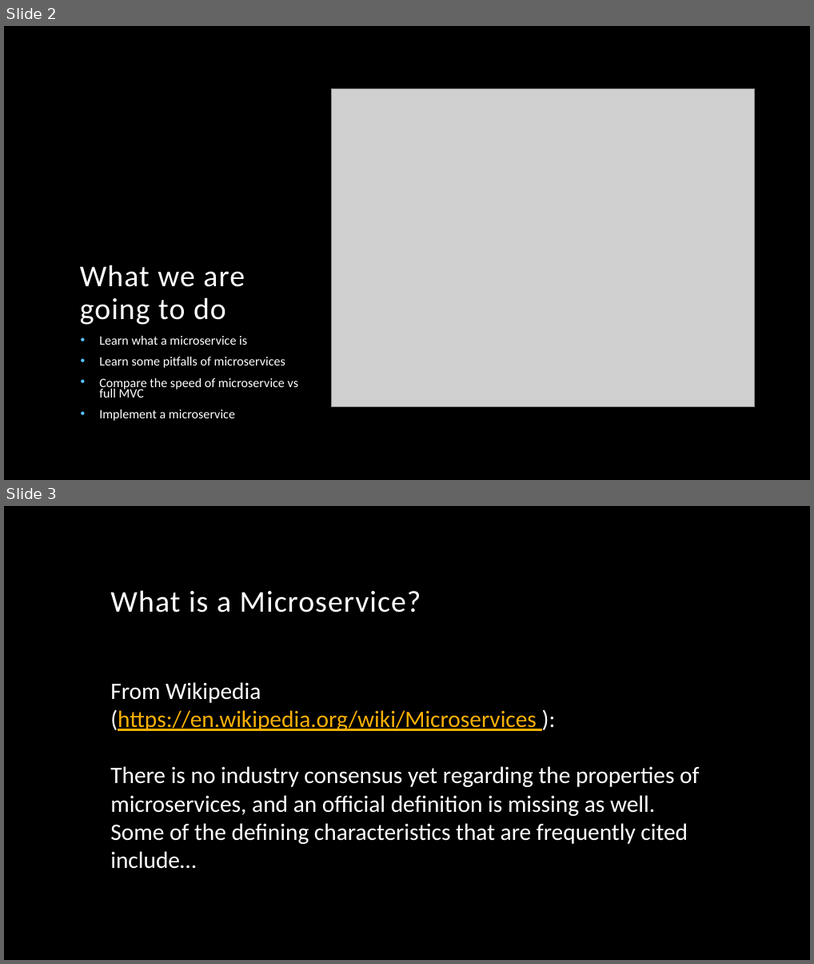
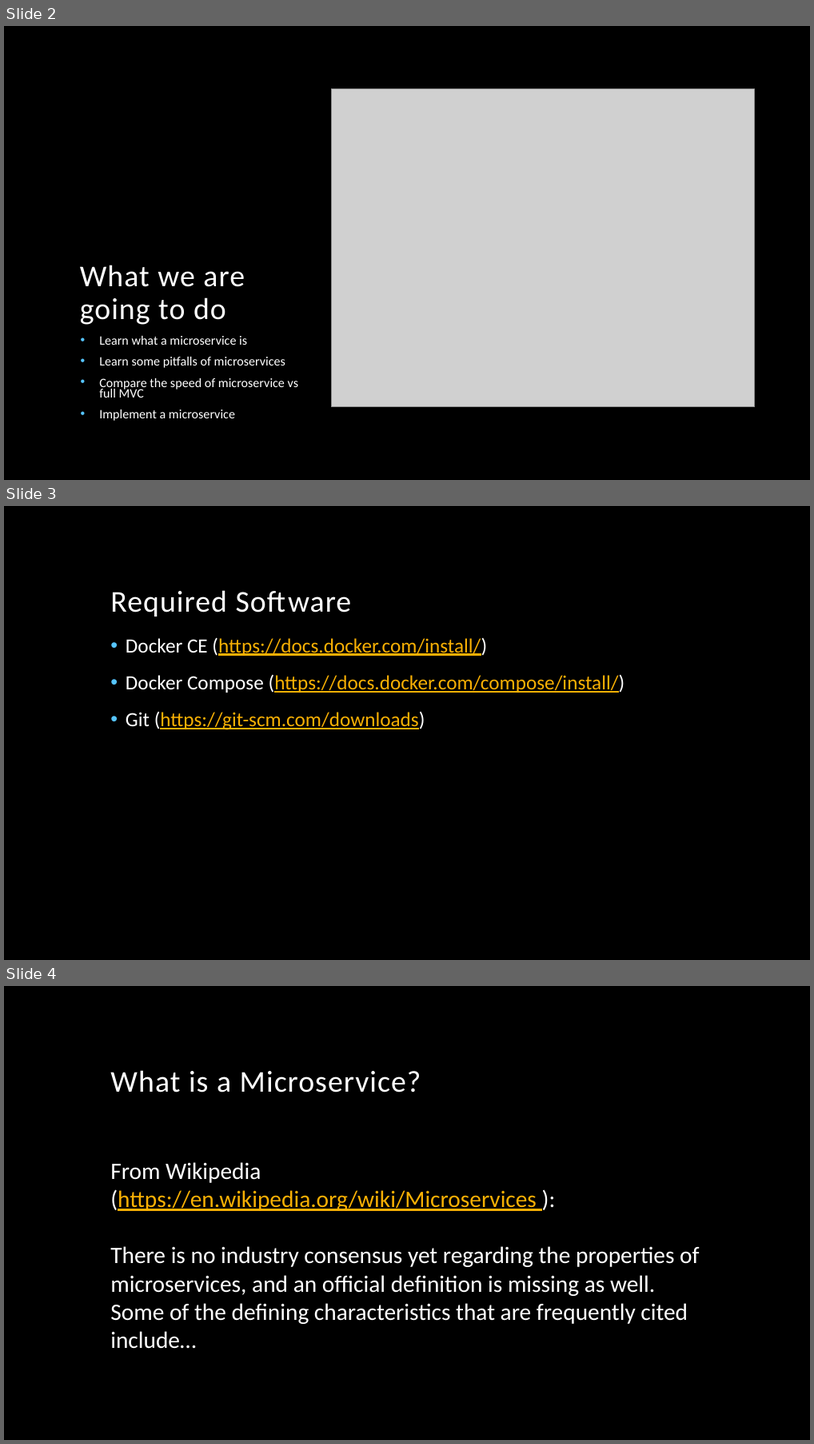
Before and after one commit to jstormes/microservices, a slide deck: Tutorial/training1.pptx. Shown one above the other, each under a label of ours: slides 2 and 3 before the commit, slides 2, 3 and 4 after it. The pictures are 814x964 and 814x1444 pixels, drawn with LibreOffice and Linux fonts; fonts in the diff are those of the drawing; grey boxes stand for pictures; background and template pictures are left out. Boxes give left, top, right and bottom in pixels: in the first picture for what was removed or moved away, otherwise in the second. Text is boxed around its words. In the diff, an @@ line names an element or a change of style, - is before the commit and + after.

```diff
--- a/Tutorial/training1.pptx
+++ b/Tutorial/training1.pptx
@@ slide 3 added at (4,506,810,960), background picture (left out) @@
@@ title added at (110,590,352,616), 36 pt, text #FFFFFF @@
+Required Software
@@ text added at (126,637,626,730), 24 pt, text #F8B004, underline @@
+• Docker CE (https://docs.docker.com/install/)
+• Docker Compose (https://docs.docker.com/compose/install/)
+• Git (https://git-scm.com/downloads)
@@ what was slide 3 is now slide 4 @@
```
Also in this commit, not shown: 2 slides removed.
